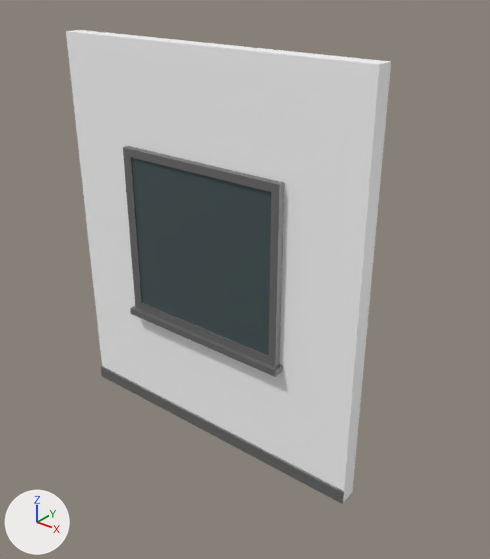
An edit to the FBX model unity/Assets/Models/Buildings/a2000/0/mid-w1.fbx, drawn before and after from the same camera.
One viewpoint serves both versions: a camera (50 mm lens) standing at (3.53, -3.85, 4.12) and looking at (0.32, 0.17, 1.63). Every picture has the same lights, and +X, +Y and +Z are marked at lower left. The older version comes first. Where no turn or scale is listed for an object, it has been applied to the vertices. Vertices at exactly the same position are counted once.

Objects in the first picture: 'a2000_mid-w1'.
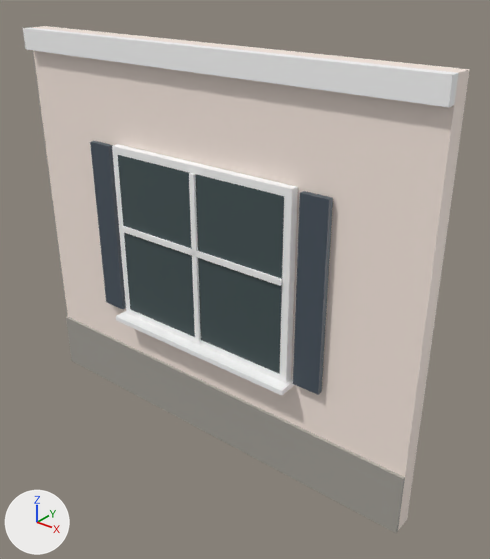
Pixel boxes (x1, y1, x2, y2) of what changed, in the pictures (490 x 559 px):
'a2000_mid-w1', reshaped (37% wider, 7% taller)
    before: (66, 30, 391, 504)
    after: (23, 26, 470, 533)
part 1 of me_a2000_mid_w1_001, added
    after: (112, 144, 298, 383)
part 2 of me_a2000_mid_w1_001, added
    after: (189, 173, 201, 341)
part 3 of me_a2000_mid_w1_001, added
    after: (122, 226, 282, 286)
part 4 of me_a2000_mid_w1_001, added
    after: (116, 311, 294, 395)
part 5 of me_a2000_mid_w1_001, added
    after: (90, 141, 126, 309)
part 6 of me_a2000_mid_w1_001, added
    after: (293, 191, 333, 395)
part 7 of me_a2000_mid_w1_001, rebuilt
    before: (123, 146, 284, 367)
    after: (118, 155, 284, 373)
part 8 of me_a2000_mid_w1_001, rebuilt (37% wider, 7% taller)
    before: (66, 30, 391, 504)
    after: (23, 26, 470, 533)
part 9 of me_a2000_mid_w1_001, deleted
    before: (130, 306, 283, 377)

What the commit changed:
Material 'BD_CREAM_TILE' (mat_bd_cream_tile) is new.
Its base color is (1.0, 0.871, 0.795) (pale pink #fff0e6).
Material 'BD_BLUE_ROOF' (mat_bd_blue_roof) is new.
Its base color is (0.0668, 0.0895, 0.115) (greyish blue #49545f).
Material 'BD_STONE' (mat_bd_stone) is new.
Its base color is (0.391, 0.372, 0.335) (grey #a8a49d).
me_a2000_mid_w1_001 is used by ob_a2000_mid_w1; location (0.0, 0.0, 0.0).
me_a2000_mid_w1_001 had 50 vertices, 48 faces and spanned x -1.5..1.5, y -0.1..0.15, z 0.0..3.5.
me_a2000_mid_w1_001 now has 72 vertices, 55 faces and spans x -2.0..2.0, y -0.18..0.16, z 0.0..3.5.
me_a2000_mid_w1_001 part 1: a new loose piece, a box spanning x -0.94..0.94, y -0.075..-0.005, z 0.985..2.615, in mat_bd_white_wall (white #ffffff).
me_a2000_mid_w1_001 part 2: a new loose piece, a box spanning x -0.025..0.025, y -0.1..-0.078, z 1.05..2.55, in mat_bd_white_wall (white #ffffff).
me_a2000_mid_w1_001 part 3: a new loose piece, a box spanning x -0.875..0.875, y -0.1..-0.078, z 1.85..1.9, in mat_bd_white_wall (white #ffffff).
me_a2000_mid_w1_001 part 4: a new loose piece, a box spanning x -0.975..0.975, y -0.18..0.01, z 0.94..0.985, in mat_bd_white_wall (white #ffffff).
me_a2000_mid_w1_001 part 5: a new loose piece, a box spanning x -1.24..-1.0, y -0.065..-0.015, z 1.0..2.6, in mat_bd_blue_roof (greyish blue #49545f).
me_a2000_mid_w1_001 part 6: a new loose piece, a box spanning x 1.0..1.24, y -0.065..-0.015, z 1.0..2.6, in mat_bd_blue_roof (greyish blue #49545f).
me_a2000_mid_w1_001 part 7: the loose piece of 28 vertices spanning x -0.82..0.82, y -0.06..0.0, z 1.08..2.62 is rebuilt with 4 vertices and now spans x -0.88..0.88, y -0.08, z 1.05..2.55, in mat_bd_window_light (greyish cyan #4c5b5e).
me_a2000_mid_w1_001 part 8: the loose piece of 14 vertices spanning x -1.5..1.5, y -0.02..0.15, z 0.0..3.5 is rebuilt with 20 vertices and now spans x -2.0..2.0, y -0.08..0.16, z 0.0..3.5.
me_a2000_mid_w1_001 part 9: the loose piece of 8 vertices spanning x -0.85..0.85, y -0.1..0.0, z 1.02..1.08 is deleted.
me_a2000_mid_w1_001 no longer uses material mat_bd_metal (grey #7f7f7f).
me_a2000_mid_w1_001 gains material mat_bd_cream_tile (pale pink #fff0e6).
me_a2000_mid_w1_001 gains material mat_bd_stone (grey #a8a49d).
me_a2000_mid_w1_001 gains material mat_bd_blue_roof (greyish blue #49545f).
